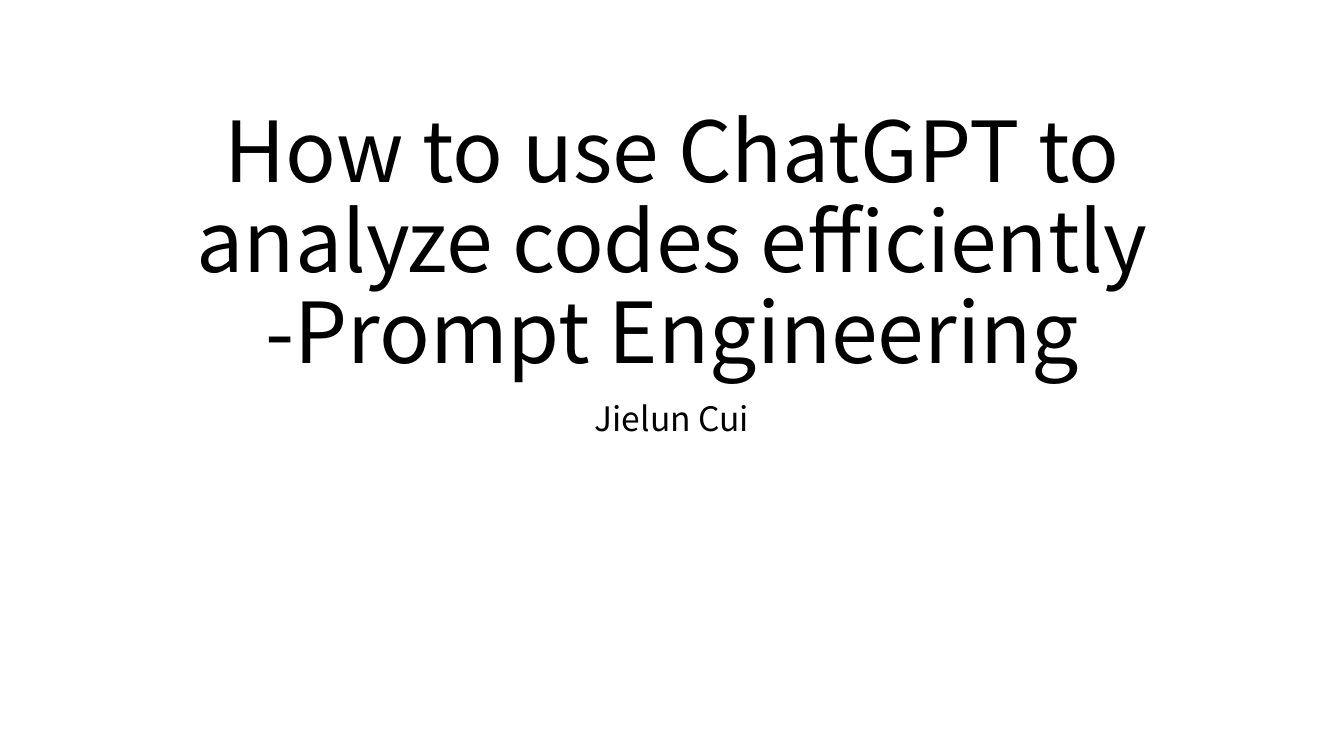
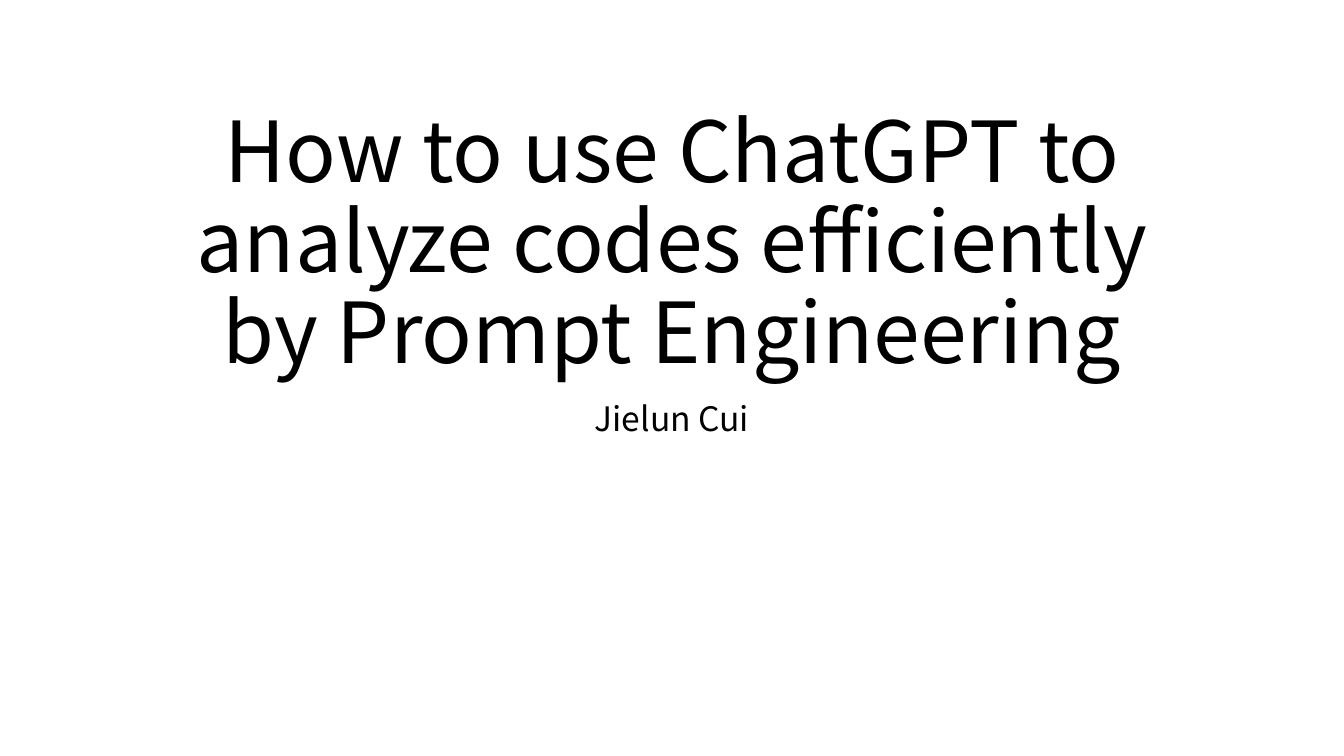
Before and after one commit to Paul-Cui-Bugkiller/CS_6030_2023Fall_Final_Project, a slide deck: slide 1 of Slides/Final_Project_Report.pptx. Drawn at 1344x756 pixels with LibreOffice and Linux fonts; fonts in the diff are those of the drawing. Boxes give left, top, right and bottom in pixels: in the first picture for what was removed or moved away, otherwise in the second. Text is boxed around its words. In the diff, an @@ line names an element or a change of style, - is before the commit and + after.

```diff
--- a/Slides/Final_Project_Report.pptx
+++ b/Slides/Final_Project_Report.pptx
@@ title at [197, 115, 1148, 384]: text changed @@
-How to use ChatGPT to analyze codes efficiently
--Prompt Engineering
+How to use ChatGPT to analyze codes efficiently
+by Prompt Engineering
```
Also in this commit, not shown: 2 other slides changed, 11 other files.
